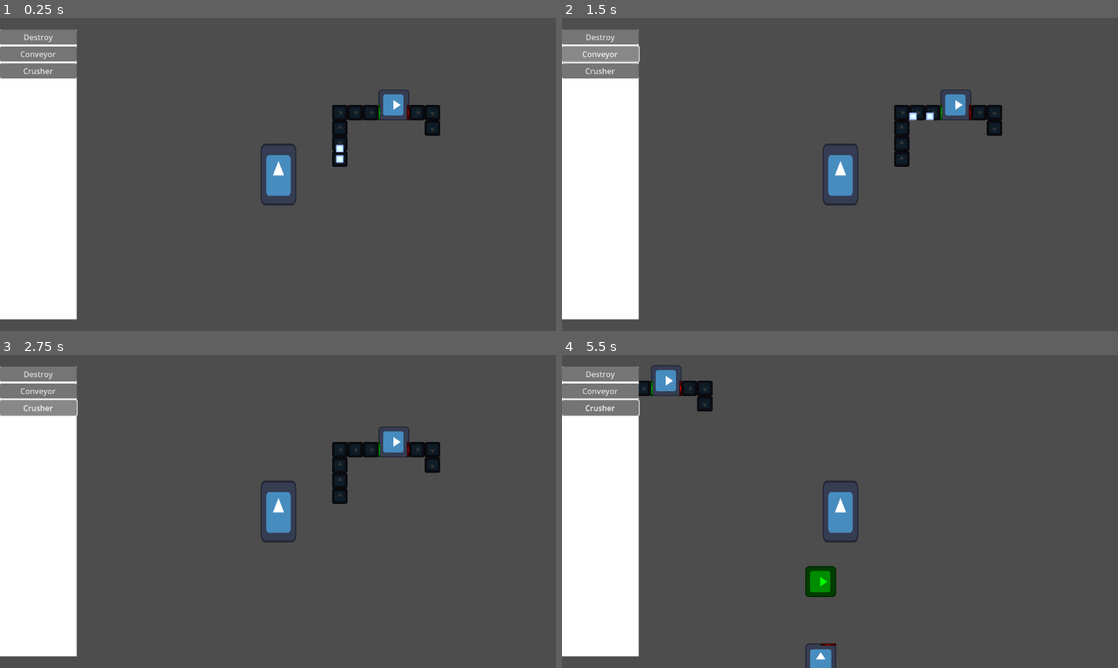
Above: before the commit, frames 1-4 (two rows, left to right).
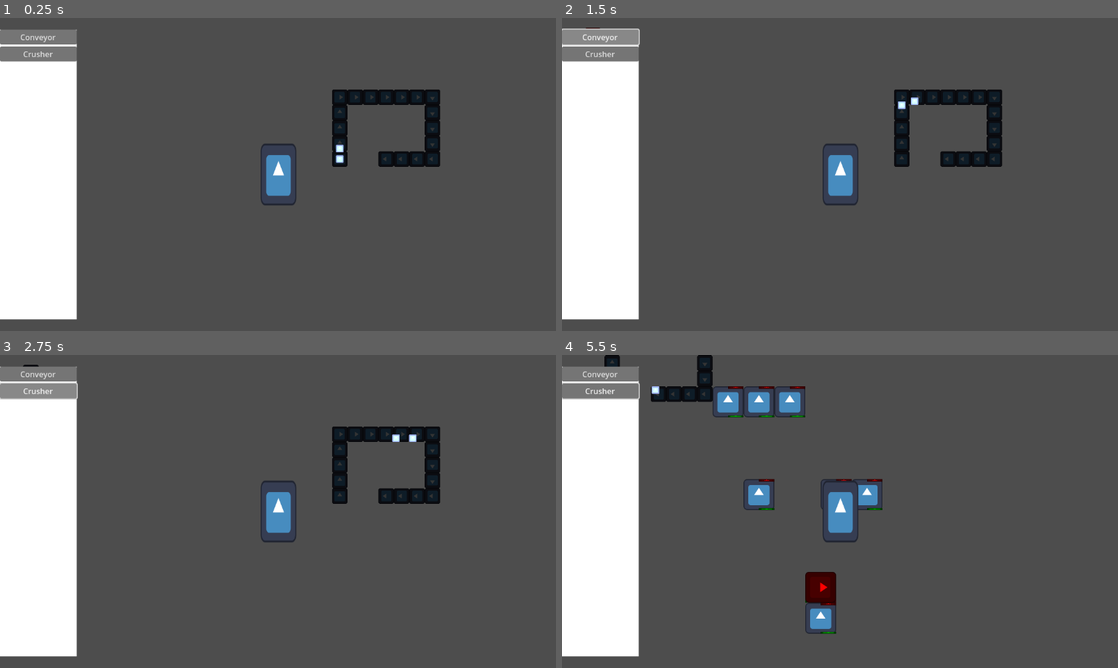
Above: after the commit, the same moments.

Repository: BenjaminWootten/UD-GDDC-space-exploration-jam
Game: Godot game, scene res://world.tscn
The game is run twice, just before and just after one commit, with the same random seed, the same clock (stepped at 60 frames per second) and the same inputs. The engine's default icon, where the game draws it, is replaced by a stand-in: a white triangle on a blue panel in a dark square.
Inputs (mouse positions are in pixels of both pictures, inside the frame that each line leads up to):
- Up to frame 1 (0.25 s): no input
- Up to frame 2 (1.5 s): click (600, 36) at 0.5 s, where only the run before the commit has a clickable "Destroy"; click "Conveyor" at 1.25 s
- Up to frame 3 (2.75 s): click "Crusher" at 2 s
- Up to frame 4 (5.5 s): move the mouse to (962, 495) at 2.77 s; press the mouse at (962, 495) at 2.78 s; hold D (right) 2.78-3.53 s; right-click (962, 495) at 3.05 s; move the mouse to (728, 527) at 3.52 s; release the mouse at (728, 527) at 3.53 s; hold S (down) 3.53-4.28 s; right-click (728, 527) at 3.6 s; click (728, 527) at 3.8 s; move the mouse to (895, 442) at 4.27 s; press the mouse at (895, 442) at 4.28 s; hold D (right) 4.28-5.03 s; right-click (895, 442) at 4.55 s; move the mouse to (812, 574) at 5.02 s; release the mouse at (812, 574) at 5.03 s; hold W (up) from 5.03 s (still down); tap R (rotate) at 5.1 s; click (812, 574) at 5.3 s

The runs differ from the first frame. In frame 1, 3.0% of the frame differs, in the area x 0-80%, y 5-48%; in frame 2, 3.2%; in frame 3, 3.2%; in frame 4, 5.2%, in the area x 0-58%, y 0-100%.

Commit message:
implemented removing placed buildings

Diff:
--- a/UI/build_menu.tscn
+++ b/UI/build_menu.tscn
@@ -27,6 +27,10 @@
 
 [node name="CollisionShape2D" type="CollisionShape2D" parent="placement_preview"]
 
+[node name="Timer" type="Timer" parent="placement_preview"]
+wait_time = 0.1
+one_shot = true
+
 [node name="CanvasLayer" type="CanvasLayer" parent="."]
 
 [node name="ColorRect" type="ColorRect" parent="CanvasLayer"]
@@ -45,22 +49,20 @@
 grow_horizontal = 2
 grow_vertical = 2
 
-[node name="Destroy" type="Button" parent="CanvasLayer/ColorRect/VBoxContainer"]
-layout_mode = 2
-text = "Destroy"
-
 [node name="conveyor" type="Button" parent="CanvasLayer/ColorRect/VBoxContainer"]
 layout_mode = 2
+mouse_filter = 1
 text = "Conveyor"
 
 [node name="crusher" type="Button" parent="CanvasLayer/ColorRect/VBoxContainer"]
 layout_mode = 2
+mouse_filter = 1
 text = "Crusher"
 
 [connection signal="area_entered" from="placement_preview" to="placement_preview" method="_on_body_entered"]
 [connection signal="area_exited" from="placement_preview" to="placement_preview" method="_on_body_exited"]
 [connection signal="body_entered" from="placement_preview" to="placement_preview" method="_on_body_entered"]
 [connection signal="body_exited" from="placement_preview" to="placement_preview" method="_on_body_exited"]
-[connection signal="pressed" from="CanvasLayer/ColorRect/VBoxContainer/Destroy" to="placement_preview" method="_on_destroy_pressed"]
+[connection signal="mouse_entered" from="CanvasLayer/ColorRect" to="placement_preview" method="_on_color_rect_mouse_entered"]
 [connection signal="pressed" from="CanvasLayer/ColorRect/VBoxContainer/conveyor" to="placement_preview" method="_on_conveyor_pressed"]
 [connection signal="pressed" from="CanvasLayer/ColorRect/VBoxContainer/crusher" to="placement_preview" method="_on_crusher_pressed"]
--- a/UI/placement_preview.gd
+++ b/UI/placement_preview.gd
@@ -2,10 +2,10 @@
 
 @onready var sprite = $Sprite2D
 @onready var collisionShape = $CollisionShape2D
+@onready var timer = $Timer
 
 var placing: bool
-var destroying: bool
-var last_collider: Node2D
+var last_collider
 var building_to_place
 var colliding = false
 var offset = 0
@@ -25,23 +25,31 @@
 @export var hitbox_1x1: RectangleShape2D
 
 func _process(delta):
-	if placing or destroying:
+	if placing:
+		# Move preview to mouse
 		self.global_position = snapped(get_global_mouse_position(), Vector2(SNAP, SNAP))
 		position += Vector2(offset, offset)
 
-		if placing:
-			if Input.is_action_pressed("left_click") and not colliding:
-				var placement = building_to_place.instantiate()
-				if building_to_place == conveyor_path:
-					conveyor_container.add_child(placement)
-				else:
-					building_container.add_child(placement)
-				placement.position = global_position
-				placement.rotation = global_rotation
+		# Place building
+		if Input.is_action_pressed("left_click") and not colliding and timer.is_stopped():
+			var placement = building_to_place.instantiate()
+			placement.set("rotation", rotation)
+			# Set parent either conveyor or machine groups
+			if building_to_place == conveyor_path:
+				conveyor_container.add_child(placement)
+			else:
+				building_container.add_child(placement)
+			placement.position = global_position
+			timer.start()
 
-		if destroying:
-			if Input.is_action_pressed("left_click") and colliding:
+		# Destroy building
+		if Input.is_action_pressed("right_click") and colliding and timer.is_stopped() and last_collider:
+			if last_collider.name == "placement_collider":
+				last_collider.get_parent().queue_free()
+			else:
 				last_collider.queue_free()
+			last_collider = null
+			timer.start()
 
 func placement_start(texture: CompressedTexture2D, hitbox: RectangleShape2D, newOffset: int, building: PackedScene):
 	placing = true
@@ -50,14 +58,16 @@
 	offset = newOffset
 	building_to_place = building
 
+func _on_color_rect_mouse_entered():
+	placement_end()
+
 func placement_end():
 	placing = false
-	destroying = false
 	sprite.texture = null
 	collisionShape.shape = null
 
 func _input(event):
-	if placing or destroying:
+	if placing:
 		if event.is_action_pressed("quit_build"):
 			placement_end()
 		if event.is_action_pressed("rotate") and placing:
@@ -75,13 +85,6 @@
 		colliding = false
 		sprite.modulate = Color(0,1,0)
 
-func _on_destroy_pressed():
-	destroying = true
-	sprite.texture = destroy_texture
-	collisionShape.shape = hitbox_1x1
-	offset = 0
-	sprite.scale = Vector2(0.25,0.25)
-
 func _on_conveyor_pressed():
 	placement_start(conveyor_texture, hitbox_1x1, 0, conveyor_path)
 	# Temporary to account for placeholder texture size/color
--- a/buildings/conveyors/conveyor.gd
+++ b/buildings/conveyors/conveyor.gd
@@ -6,14 +6,14 @@
 var bodies = []
 
 func _ready():
-	var rotation = round(global_rotation_degrees)
-	if rotation == 0:
+	var _rotation = round(global_rotation_degrees)
+	if _rotation == 0:
 		direction = Vector2(0, -1)
-	elif rotation == 180:
+	elif _rotation == 180 or _rotation == -180:
 		direction = Vector2(0, 1)
-	elif rotation == 90:
+	elif _rotation == 90:
 		direction = Vector2(1, 0)
-	elif rotation == 270 or rotation == -90:
+	elif _rotation == 270 or _rotation == -90:
 		direction = Vector2(-1, 0)
 
 func _physics_process(delta):
--- a/buildings/crafters/crusher.tscn
+++ b/buildings/crafters/crusher.tscn
@@ -1,8 +1,9 @@
-[gd_scene load_steps=7 format=3 uid="uid://cmvnmajg4h84j"]
+[gd_scene load_steps=8 format=3 uid="uid://cmvnmajg4h84j"]
 
 [ext_resource type="Script" path="res://buildings/crafters/crusher.gd" id="1_6k6qk"]
 [ext_resource type="Texture2D" uid="uid://cdxrqhqnd634s" path="res://icon.svg" id="1_rmbki"]
 [ext_resource type="PackedScene" uid="uid://g6on45cl571h" path="res://buildings/building resources/input.tscn" id="2_hju6h"]
+[ext_resource type="PackedScene" uid="uid://f8wyhdc87t2w" path="res://buildings/conveyors/conveyor.tscn" id="2_inbix"]
 [ext_resource type="Shape2D" uid="uid://cog31ntdmglii" path="res://buildings/building resources/2x2_hitbox.tres" id="3_6a2sq"]
 [ext_resource type="PackedScene" uid="uid://b02mpu4t3xc8w" path="res://buildings/building resources/output.tscn" id="3_nougl"]
 [ext_resource type="PackedScene" uid="uid://danurr23cm2s4" path="res://UI/building_ui.tscn" id="5_cgiwc"]
@@ -10,6 +11,12 @@
 [node name="Crusher" type="StaticBody2D"]
 collision_layer = 9
 script = ExtResource("1_6k6qk")
+
+[node name="Conveyor" parent="." instance=ExtResource("2_inbix")]
+position = Vector2(16, -16)
+
+[node name="placement_collider" parent="Conveyor" index="2"]
+collision_layer = 0
 
 [node name="Sprite2D" type="Sprite2D" parent="."]
 scale = Vector2(0.5, 0.5)
@@ -33,3 +40,5 @@
 visible = false
 
 [connection signal="timeout" from="Timer" to="." method="_on_timer_timeout"]
+
+[editable path="Conveyor"]
--- a/project.godot
+++ b/project.godot
@@ -56,6 +56,11 @@
 "events": [Object(InputEventKey,"resource_local_to_scene":false,"resource_name":"","device":-1,"window_id":0,"alt_pressed":false,"shift_pressed":false,"ctrl_pressed":false,"meta_pressed":false,"pressed":false,"keycode":0,"physical_keycode":82,"key_label":0,"unicode":114,"echo":false,"script":null)
 ]
 }
+right_click={
+"deadzone": 0.5,
+"events": [Object(InputEventMouseButton,"resource_local_to_scene":false,"resource_name":"","device":-1,"window_id":0,"alt_pressed":false,"shift_pressed":false,"ctrl_pressed":false,"meta_pressed":false,"button_mask":2,"position":Vector2(47, 17),"global_position":Vector2(51, 58),"factor":1.0,"button_index":2,"canceled":false,"pressed":true,"double_click":false,"script":null)
+]
+}
 
 [layer_names]
 
--- a/world.tscn
+++ b/world.tscn
@@ -1,9 +1,8 @@
-[gd_scene load_steps=6 format=3 uid="uid://dgsw0w3y4jvc0"]
+[gd_scene load_steps=5 format=3 uid="uid://dgsw0w3y4jvc0"]
 
 [ext_resource type="PackedScene" uid="uid://cn1hsv2nyoqrj" path="res://Player.tscn" id="1_85nff"]
 [ext_resource type="PackedScene" uid="uid://f8wyhdc87t2w" path="res://buildings/conveyors/conveyor.tscn" id="2_3vhja"]
 [ext_resource type="PackedScene" uid="uid://c5qp4noe7qt3s" path="res://items/iron.tscn" id="3_weype"]
-[ext_resource type="PackedScene" uid="uid://cmvnmajg4h84j" path="res://buildings/crafters/crusher.tscn" id="4_ssxuj"]
 [ext_resource type="PackedScene" uid="uid://d0xyhvyrdq3gl" path="res://UI/build_menu.tscn" id="5_xdaow"]
 
 [node name="World" type="Node2D"]
@@ -11,43 +10,74 @@
 [node name="conveyors" type="Node2D" parent="."]
 
 [node name="Conveyor" parent="conveyors" instance=ExtResource("2_3vhja")]
-position = Vector2(128, -96)
+position = Vector2(128, -32)
 
 [node name="Conveyor2" parent="conveyors" instance=ExtResource("2_3vhja")]
 position = Vector2(128, -64)
 
 [node name="Conveyor3" parent="conveyors" instance=ExtResource("2_3vhja")]
-position = Vector2(128, -32)
+position = Vector2(128, -96)
 
 [node name="Conveyor4" parent="conveyors" instance=ExtResource("2_3vhja")]
 position = Vector2(128, -128)
-rotation = 1.5708
 
 [node name="Conveyor5" parent="conveyors" instance=ExtResource("2_3vhja")]
-position = Vector2(160, -128)
-rotation = 1.5708
+position = Vector2(128, -160)
+rotation = 1.57079
 
 [node name="Conveyor6" parent="conveyors" instance=ExtResource("2_3vhja")]
-position = Vector2(192, -128)
-rotation = 1.5708
+position = Vector2(160, -160)
+rotation = 1.57079
+
+[node name="Conveyor7" parent="conveyors" instance=ExtResource("2_3vhja")]
+position = Vector2(192, -160)
+rotation = 1.57079
 
 [node name="Conveyor8" parent="conveyors" instance=ExtResource("2_3vhja")]
-position = Vector2(288, -128)
-rotation = 1.5708
+position = Vector2(224, -160)
+rotation = 1.57079
 
 [node name="Conveyor9" parent="conveyors" instance=ExtResource("2_3vhja")]
+position = Vector2(256, -160)
+rotation = 1.57079
+
+[node name="Conveyor10" parent="conveyors" instance=ExtResource("2_3vhja")]
+position = Vector2(288, -160)
+rotation = 1.57079
+
+[node name="Conveyor11" parent="conveyors" instance=ExtResource("2_3vhja")]
+position = Vector2(320, -160)
+rotation = 3.14159
+
+[node name="Conveyor12" parent="conveyors" instance=ExtResource("2_3vhja")]
+position = Vector2(320, -128)
+rotation = 3.14159
+
+[node name="Conveyor13" parent="conveyors" instance=ExtResource("2_3vhja")]
 position = Vector2(320, -96)
 rotation = 3.14159
 
-[node name="Conveyor10" parent="conveyors" instance=ExtResource("2_3vhja")]
-position = Vector2(320, -128)
+[node name="Conveyor14" parent="conveyors" instance=ExtResource("2_3vhja")]
+position = Vector2(320, -64)
 rotation = 3.14159
 
+[node name="Conveyor15" parent="conveyors" instance=ExtResource("2_3vhja")]
+position = Vector2(320, -32)
+rotation = 4.71238
+
+[node name="Conveyor16" parent="conveyors" instance=ExtResource("2_3vhja")]
+position = Vector2(288, -32)
+rotation = 4.71238
+
+[node name="Conveyor17" parent="conveyors" instance=ExtResource("2_3vhja")]
+position = Vector2(256, -32)
+rotation = 4.71238
+
+[node name="Conveyor18" parent="conveyors" instance=ExtResource("2_3vhja")]
+position = Vector2(224, -32)
+rotation = 4.71238
+
 [node name="machines" type="Node2D" parent="."]
-
-[node name="Crusher" parent="machines" instance=ExtResource("4_ssxuj")]
-position = Vector2(240, -144)
-rotation = 1.5708
 
 [node name="items" type="Node2D" parent="."]
 
